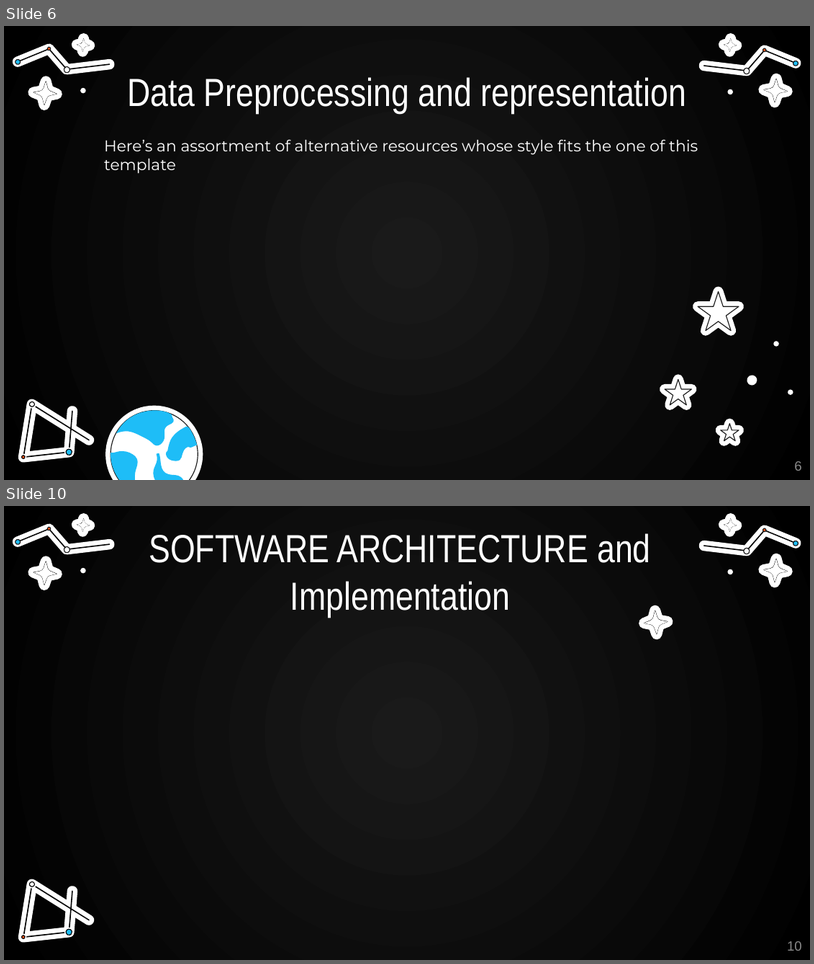
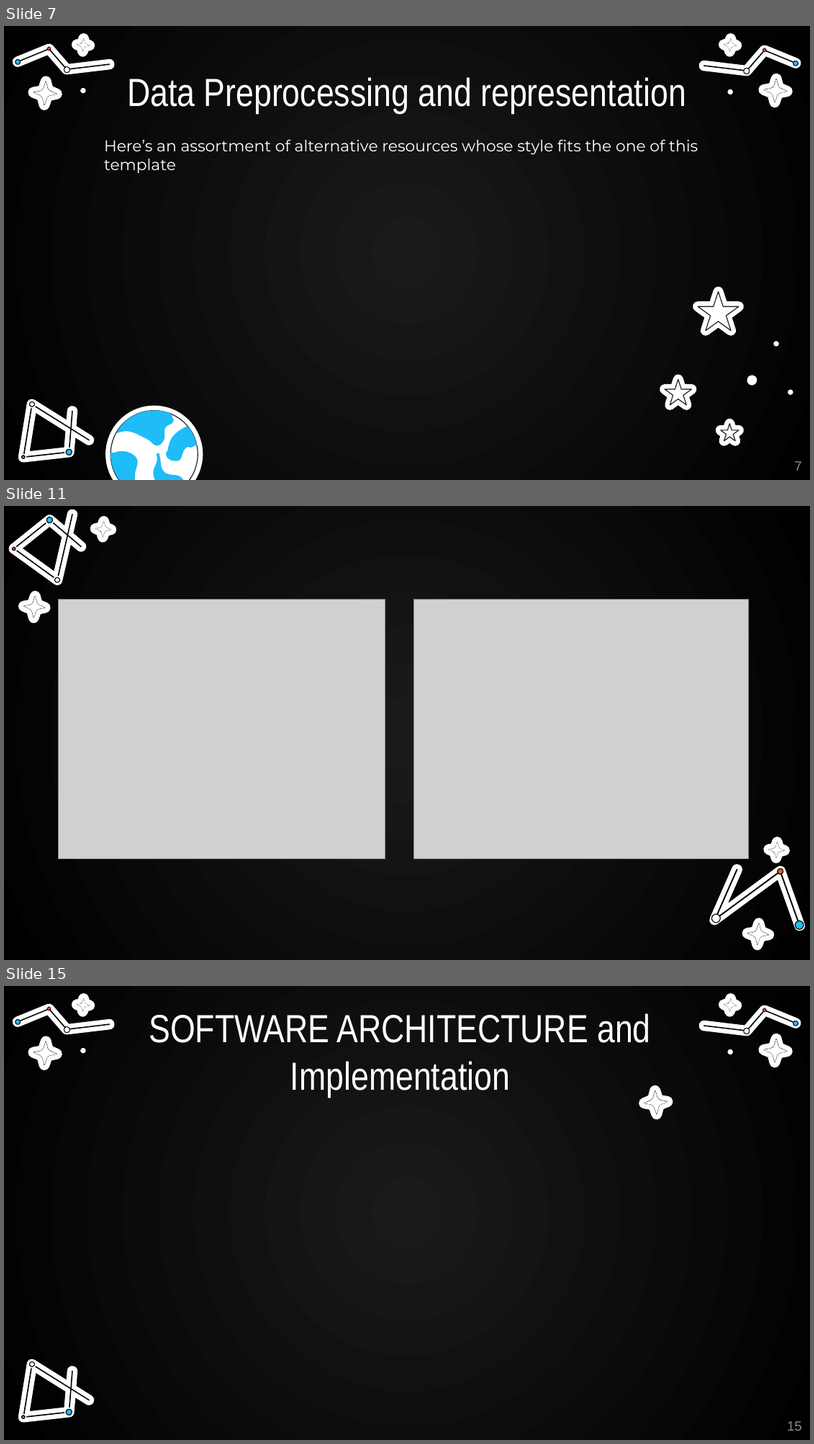
Before and after one commit to johnemyers/iste-612, a slide deck: final-presentation/TeamUFO-FinalPresentation.pptx. Shown one above the other, each under a label of ours: slides 6 and 10 before the commit, slides 7, 11 and 15 after it; the slides between them are not shown. The pictures are 814x964 and 814x1444 pixels, drawn with LibreOffice and Linux fonts; fonts in the diff are those of the drawing; grey boxes stand for pictures; background and template pictures are left out. Boxes give left, top, right and bottom in pixels: in the first picture for what was removed or moved away, otherwise in the second. Text is boxed around its words. In the diff, an @@ line names an element or a change of style, - is before the commit and + after.

```diff
--- a/final-presentation/TeamUFO-FinalPresentation.pptx
+++ b/final-presentation/TeamUFO-FinalPresentation.pptx
@@ slide 11 added at <box>4,506,810,960</box>, background picture (left out) @@
@@ group added at <box>12,514,82,582</box>: 8 freeform shapes @@
@@ group added at <box>95,521,111,538</box>: 4 freeform shapes @@
@@ group added at <box>23,595,46,618</box>: 4 freeform shapes @@
@@ picture added at <box>59,600,386,860</box> @@
@@ picture added at <box>414,600,749,860</box> @@
@@ group added at <box>769,842,785,857</box>: 4 freeform shapes @@
@@ group added at <box>711,868,805,929</box>: 7 freeform shapes @@
@@ group added at <box>748,923,770,945</box>: 4 freeform shapes @@
@@ what was slide 6 is now slide 7 @@
@@ page number at <box>795,461,802,470</box>: text changed @@
-6
+7
@@ what was slide 10 is now slide 15 @@
@@ page number at <box>787,1421,802,1430</box>: text changed @@
-10
+15
```
Also in this commit, not shown: 5 slides changed, 4 other slides added.
